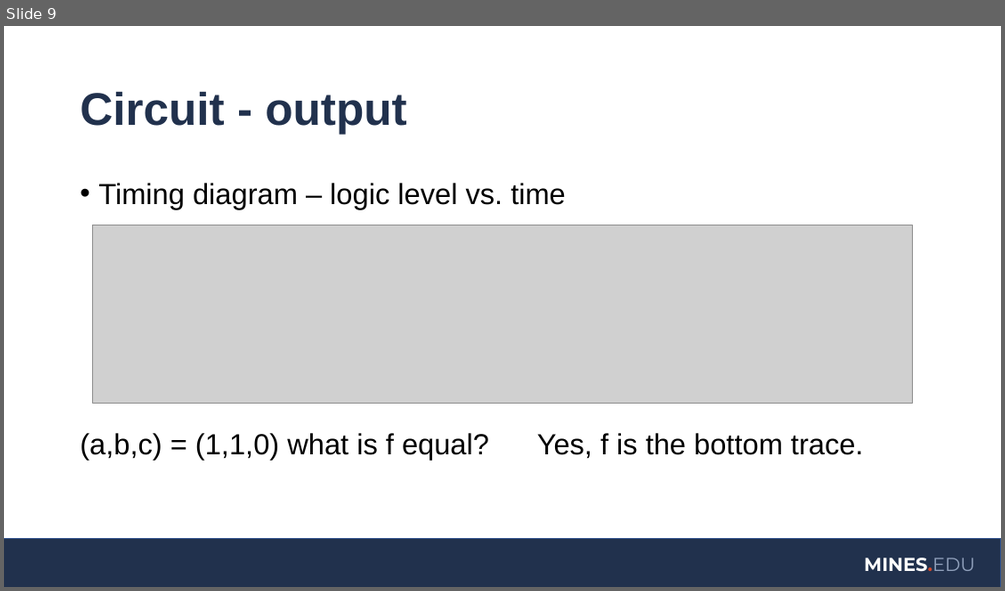
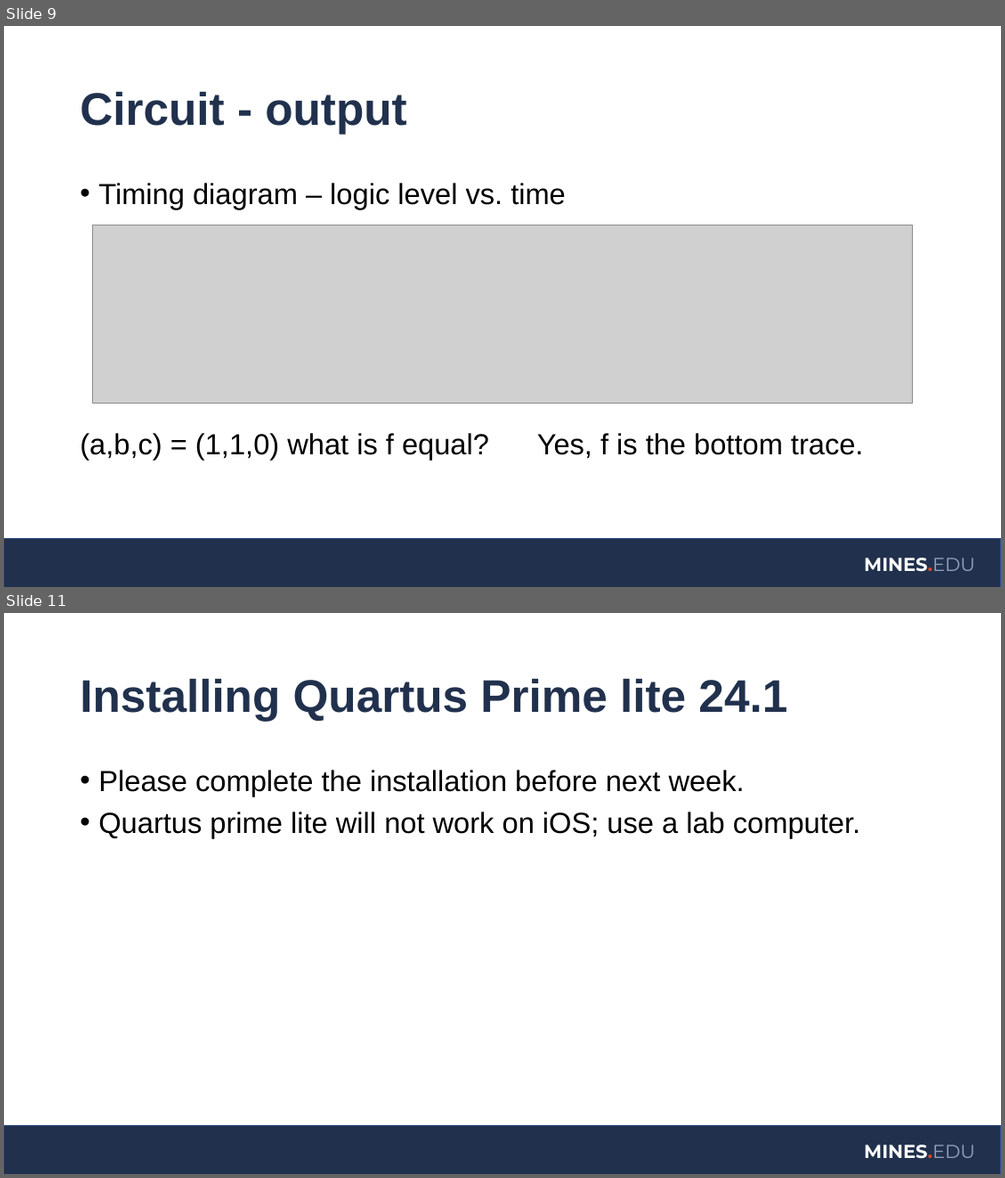
Before and after one commit to coulston/Digital-Design, a slide deck: Laboratory Latex/Lab01SimpleVerilog/LMS Upload Lab01/Lab01 presentation.pptx. Shown one above the other, each under a label of ours: slide 9 before the commit, slides 9 and 11 after it; the slides between them are not shown. The pictures are 1005x591 and 1005x1178 pixels, drawn with LibreOffice and Linux fonts; fonts in the diff are those of the drawing; grey boxes stand for pictures; background and template pictures are left out. Boxes give left, top, right and bottom in pixels: in the first picture for what was removed or moved away, otherwise in the second. Text is boxed around its words. In the diff, an @@ line names an element or a change of style, - is before the commit and + after.

```diff
--- a/Laboratory Latex/Lab01SimpleVerilog/LMS Upload Lab01/Lab01 presentation.pptx
+++ b/Laboratory Latex/Lab01SimpleVerilog/LMS Upload Lab01/Lab01 presentation.pptx
@@ slide 11 added at [4, 613, 1001, 1174], background #FFFFFF; not listed: 2 template elements that a slide beside it also shows @@
@@ title added at [80, 678, 787, 721], 44 pt, text #21314D, bold @@
+Installing Quartus Prime lite 24.1
@@ text added at [98, 770, 860, 838], 28 pt, text #000000 @@
+• Please complete the installation before next week.
+• Quartus prime lite will not work on iOS; use a lab computer.
```
Also in this commit, not shown: 2 slides changed, 5 other slides added, 2 slides removed, 31 other files.
